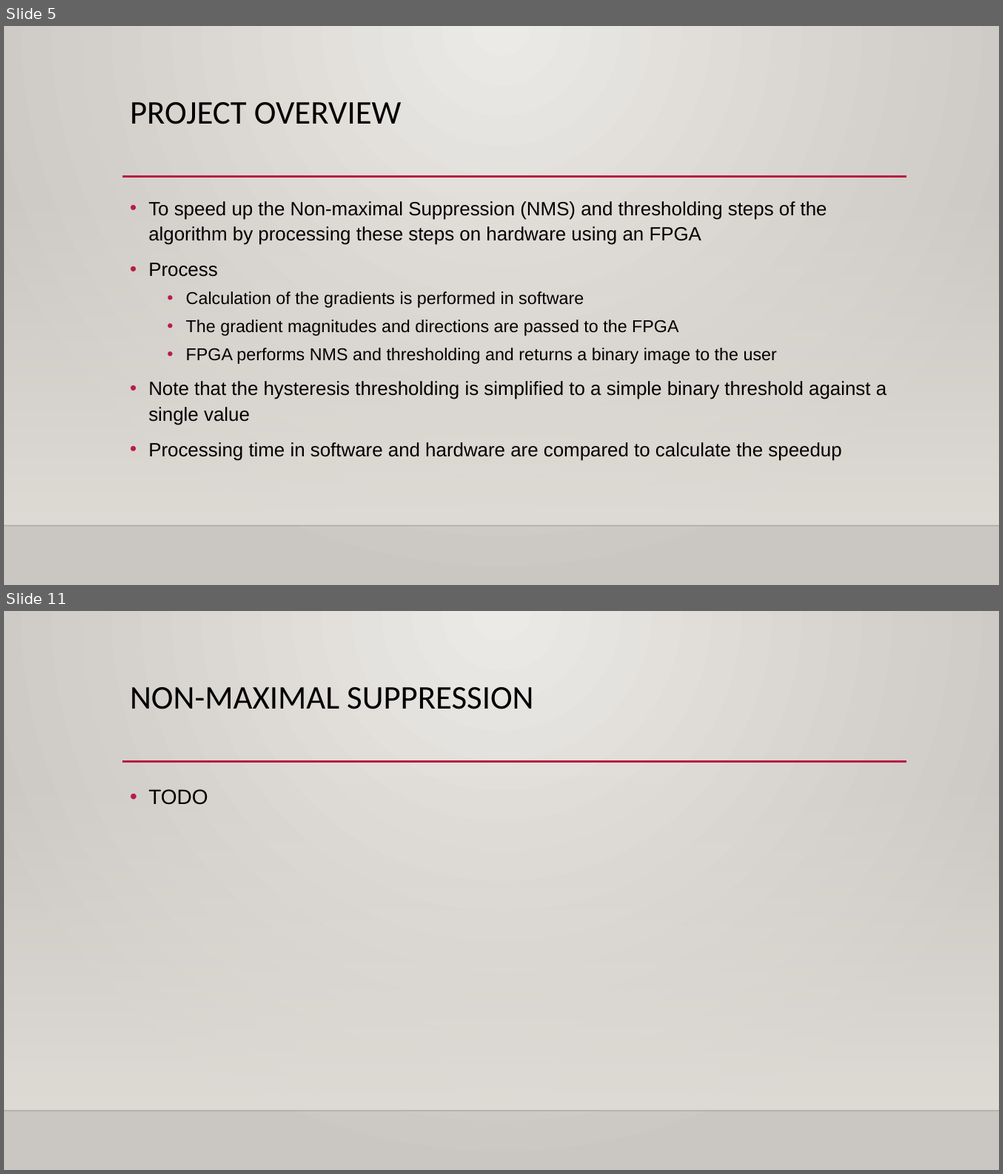
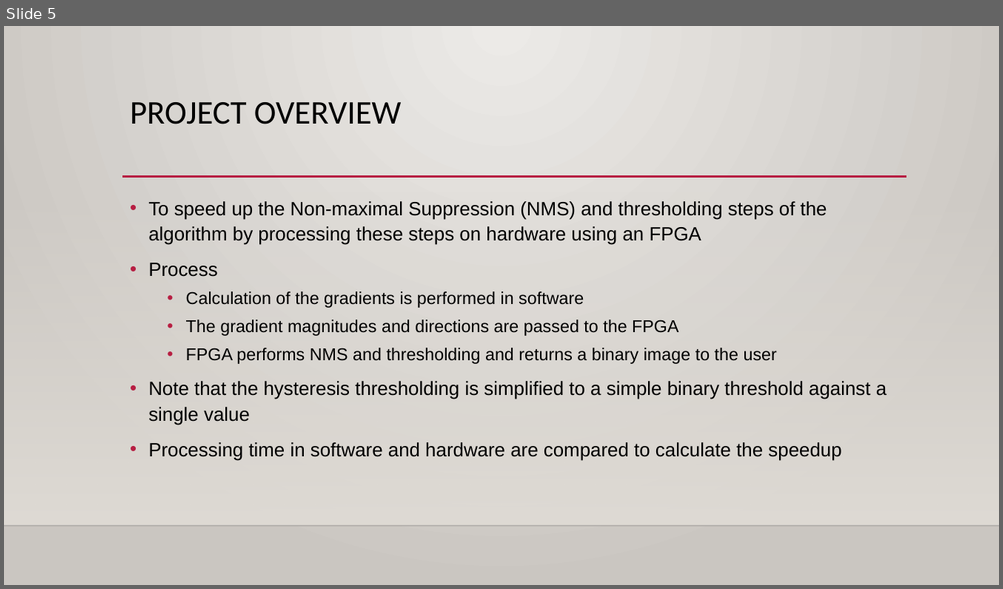
Before and after one commit to Maximus32/Reconfig-Canny, a slide deck: Deliverables/Canny edge detection – fpga speedup.pptx. Shown one above the other, each under a label of ours: slides 5 and 11 before the commit, slide 5 after it; the slides between them are not shown. The pictures are 1003x1174 and 1003x589 pixels, drawn with LibreOffice and Linux fonts; fonts in the diff are those of the drawing; background and template pictures are left out. Boxes give left, top, right and bottom in pixels: in the first picture for what was removed or moved away, otherwise in the second. Text is boxed around its words. In the diff, an @@ line names an element or a change of style, - is before the commit and + after.

```diff
--- a/Deliverables/Canny edge detection – fpga speedup.pptx
+++ b/Deliverables/Canny edge detection – fpga speedup.pptx
@@ slide 11 removed at (4,611,999,1170), background gradient #ECEAE7 to #CAC7C1; not listed: 3 template elements that a slide beside it also shows @@
@@ title removed at (130,687,533,709) @@
-NON-MAXIMAL SUPPRESSION
@@ text removed at (148,789,208,805) @@
-• TODO
```
Also in this commit, not shown: 6 slides changed, 5 slides added, 5 other slides removed.
